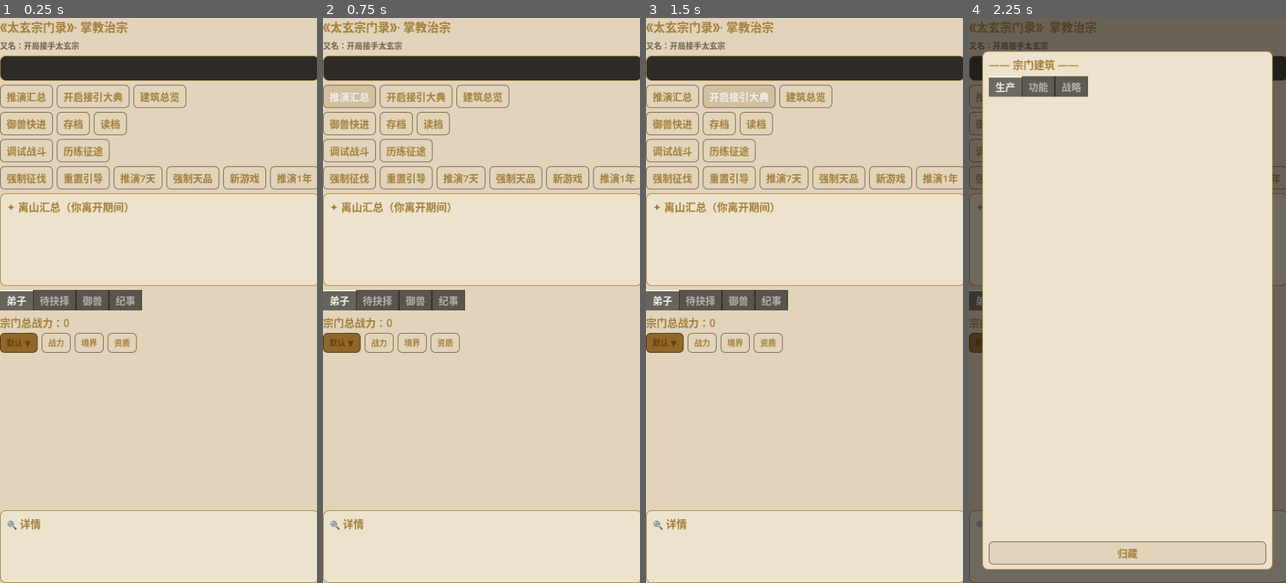
Above: before the commit, frames 1-4 (left to right).
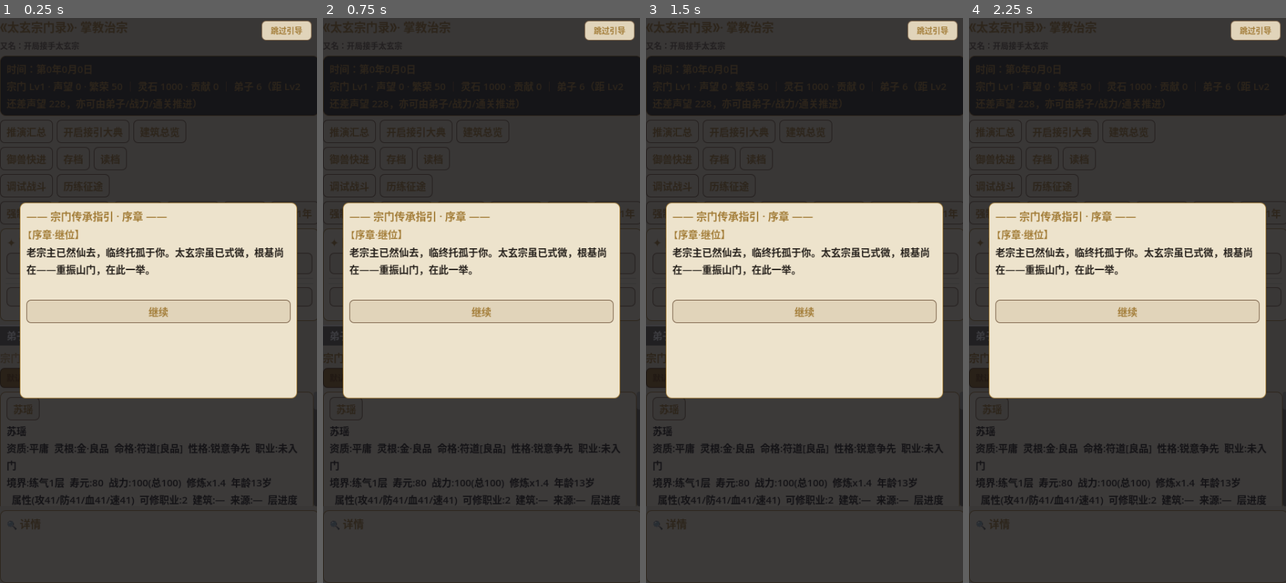
Above: after the commit, the same moments.

Repository: ytysean/xiuxain---game
Game: Godot game, scene res://main.tscn
The game is run twice, just before and just after one commit, with the same random seed, the same clock (stepped at 60 frames per second) and the same inputs.
Inputs:
- Up to frame 1 (0.25 s): no input
- Up to frame 2 (0.75 s): click "推演汇总" at 0.5 s
- Up to frame 3 (1.5 s): click "开启接引大典" at 1.25 s
- Up to frame 4 (2.25 s): click "建筑总览" at 2 s

The runs differ from the first frame. In frame 1, 74% of the frame differs, in the area x 0-100%, y 0-100%; in frame 2, 74%; in frame 3, 74%; in frame 4, 72%.
Error before the commit: Parse Error: Constant "现实秒每游戏日" has the same name as a previously declared constant. (res://game_state.gd:22)

Commit message:
Update game_state.gd

Diff:
--- a/game_state.gd
+++ b/game_state.gd
@@ -18,7 +18,6 @@
 # 调用位置：所有周期玩法（刷新/结算/突破冷却）读取「游戏日」处，应在读取前经此层换算为「时辰→日→月→年」。
 # 入参：游戏日(int) | 返回值：Dict{时辰, 日, 月, 年} 或统一游戏内时间戳（S1 定）
 # 状态：当前未建，仅标记；现役仍用 累计游戏日 裸整数。依赖：时间换算层（见 §四 时间体系修真化）。
-const 现实秒每游戏日 := 240.0
 const 现实秒每游戏日 := 240.0
 const 单次推演上限日 := 3650
 const SAVE_VERSION := 1   # 存档结构版本号：损坏检测与跨版本兼容用
@@ -954,12 +953,12 @@
 	match 新阶:
 		"极品":
 			if d.灵根 != "天灵根" and d.灵根 != "先天五行全灵根":
-				d.灵根 = 灵根变异.pick_random()
+				d.灵根 = Disciple.灵根变异.pick_random()
 		"天品":
 			d.灵根 = "天灵根"
 		_:
-			if d.灵根 in 灵根变异 or d.灵根 == "天灵根" or d.灵根 == "先天五行全灵根":
-				d.灵根 = 灵根五行.pick_random()
+			if d.灵根 in Disciple.灵根变异 or d.灵根 == "天灵根" or d.灵根 == "先天五行全灵根":
+				d.灵根 = Disciple.灵根五行.pick_random()
 	d.算属性()
 	d._应用命格养成加成()
 
